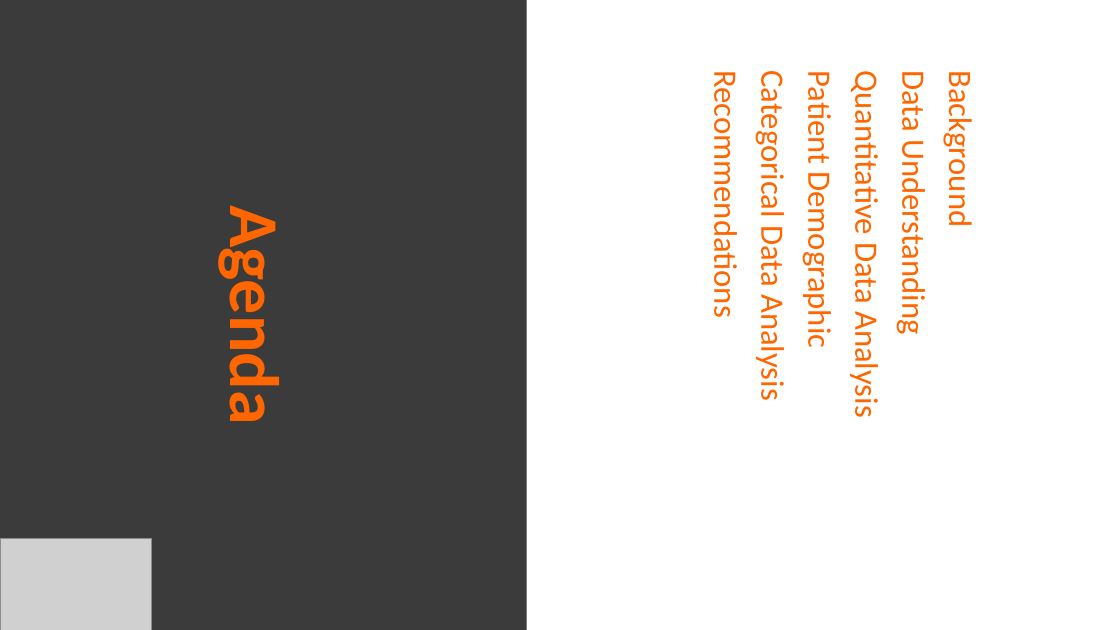
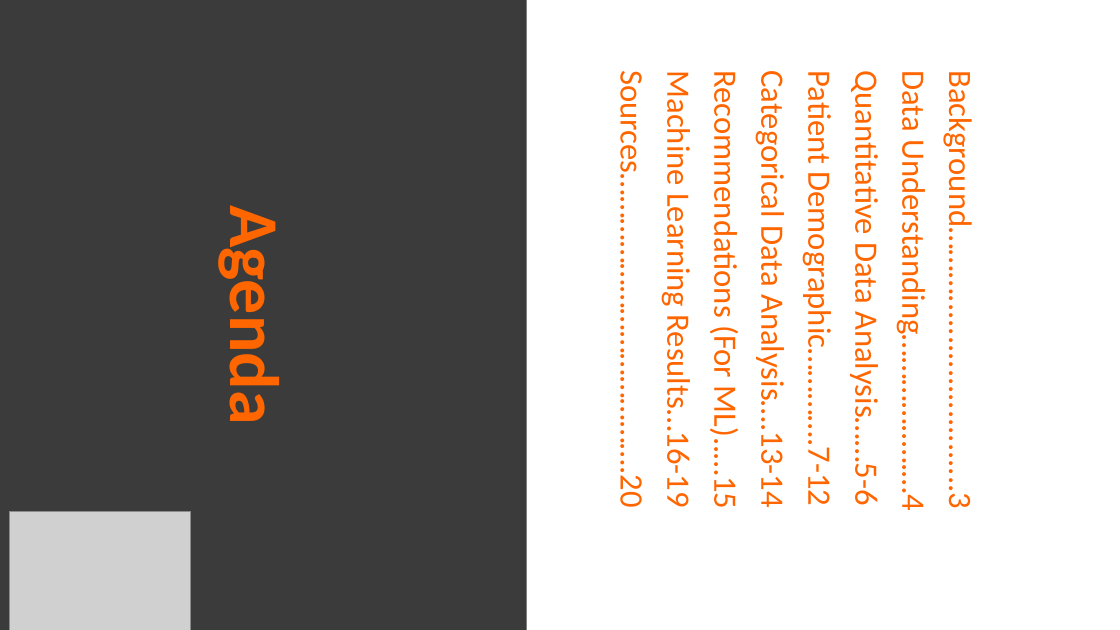
Before and after one commit to EMILYWYAO/Data-Glacier-Internship, a slide deck: slide 2 of Week 11/EDA Presentation.pptx. Drawn at 1120x630 pixels with LibreOffice and Linux fonts; fonts in the diff are those of the drawing; grey boxes stand for pictures. Boxes give left, top, right and bottom in pixels: in the first picture for what was removed or moved away, otherwise in the second. Text is boxed around its words. In the diff, an @@ line names an element or a change of style, - is before the commit and + after.

```diff
--- a/Week 11/EDA Presentation.pptx
+++ b/Week 11/EDA Presentation.pptx
@@ subtitle at [612,77,980,506]: text changed @@
-Background
-Data Understanding
-Quantitative Data Analysis
-Patient Demographic
-Categorical Data Analysis
-Recommendations
+Background………........................3
+Data Understanding…………..….…4
+Quantitative Data Analysis……5-6
+Patient Demographic………….7-12
+Categorical Data Analysis….13-14
+Recommendations (For ML)..…15
+Machine Learning Results…16-19
+Sources………………………………….20
@@ picture removed at [0,539,152,630] @@
@@ picture added at [9,512,191,630] @@
```
Also in this commit, not shown: 4 other slides changed, 5 slides added, 3 other files.
